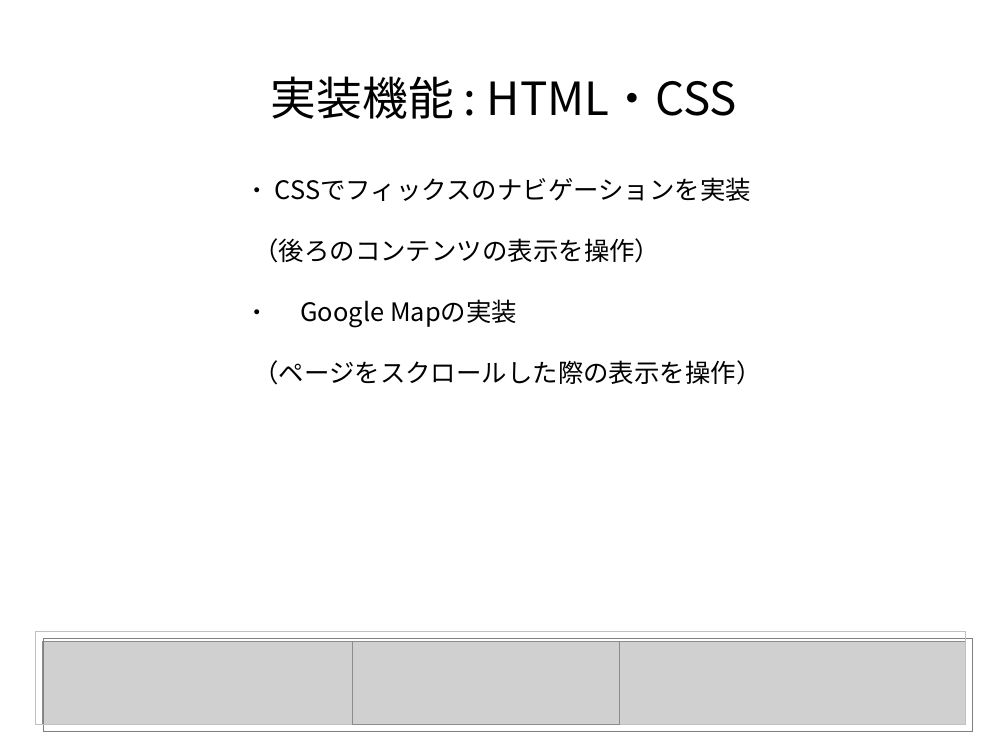
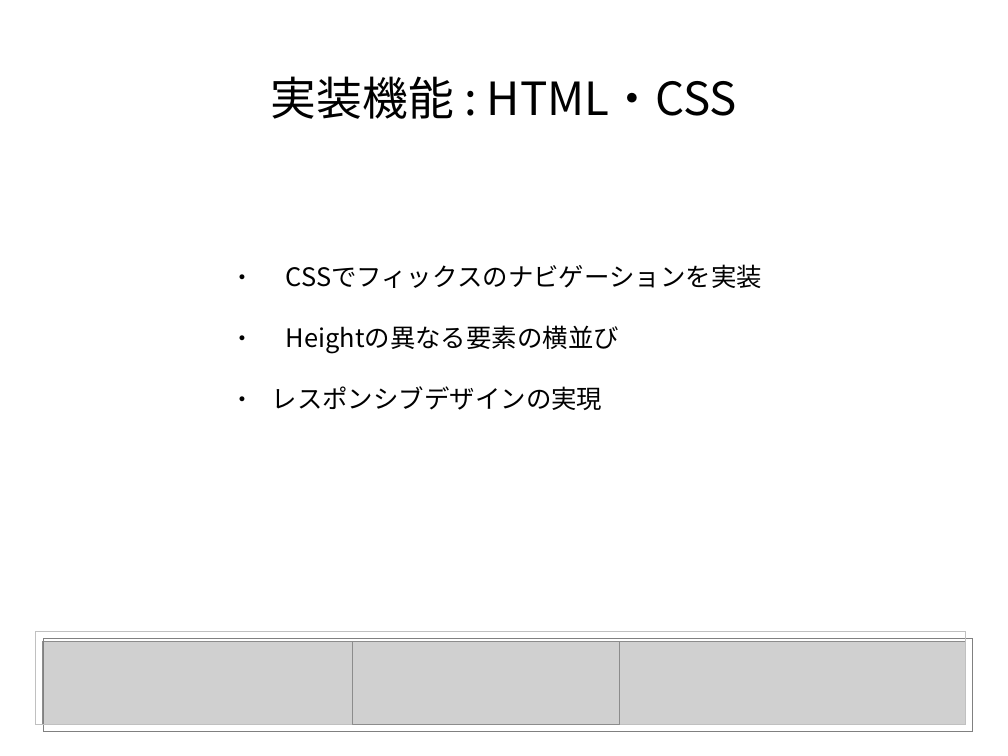
Before and after one commit to cameraluvsme/zdrive, a slide deck: slide 3 of grad_thesis.odp. Drawn at 1008x756 pixels with LibreOffice and Linux fonts; fonts in the diff are those of the drawing; grey boxes stand for pictures. Boxes give left, top, right and bottom in pixels: in the first picture for what was removed or moved away, otherwise in the second. Text is boxed around its words. In the diff, an @@ line names an element or a change of style, - is before the commit and + after.

```diff
--- a/grad_thesis.odp
+++ b/grad_thesis.odp
@@ subtitle "CSSでフィックスのナビゲーションを実装": place and size @@
-subtitle "CSSでフィックスのナビゲーションを実装" at [253, 177, 761, 385]
+subtitle "CSSでフィックスのナビゲーションを実装" at [272, 264, 762, 410]
@@ subtitle at [272, 325, 619, 410]: text changed @@
-（後ろのコンテンツの表示を操作）
-● Google Mapの実装
-（ページをスクロールした際の表示を操作）
+● Heightの異なる要素の横並び
+● レスポンシブデザインの実現
```
Also in this commit, not shown: 2 other slides changed, 2 other files.
